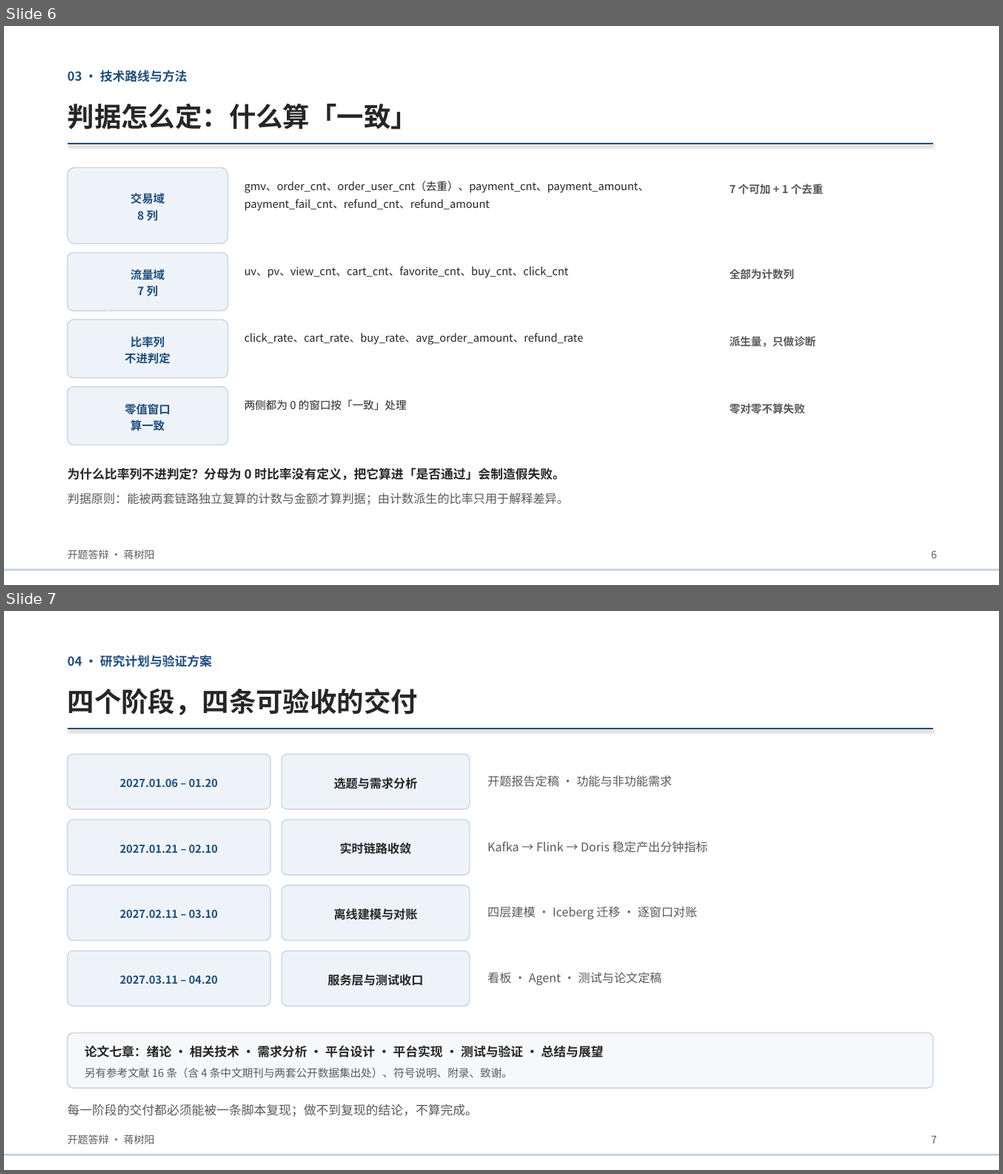
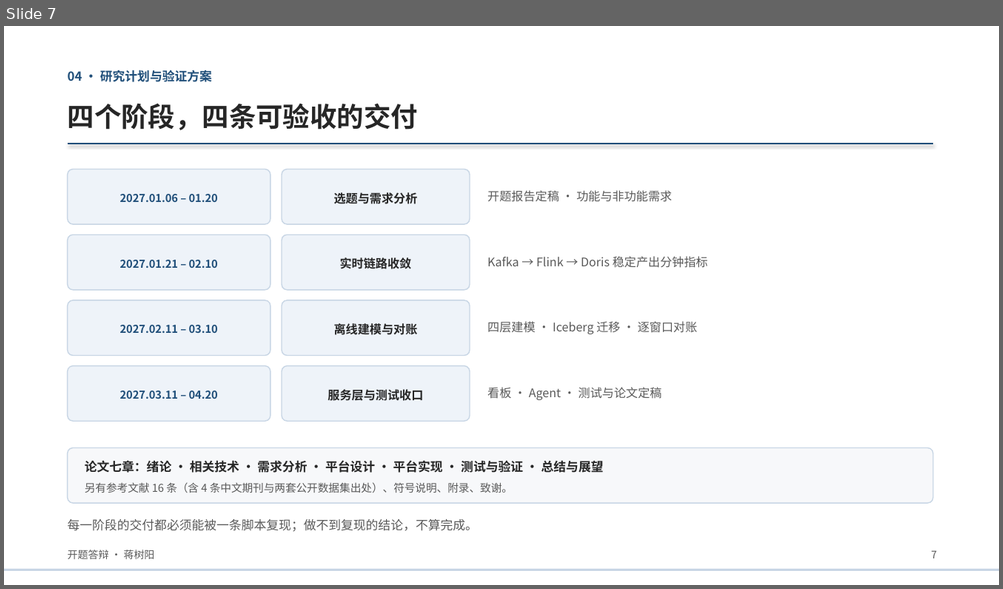
Before and after one commit to suntree-j/dsh-workspace, a slide deck: intelligent-data-platform/docs/thesis/答辩材料/开题答辩_蒋树阳.pptx. Shown one above the other, each under a label of ours: slides 6 and 7 before the commit, slide 7 after it. The pictures are 1003x1174 and 1003x589 pixels, drawn with LibreOffice and Linux fonts; fonts in the diff are those of the drawing. Boxes give left, top, right and bottom in pixels: in the first picture for what was removed or moved away, otherwise in the second. Text is boxed around its words. In the diff, an @@ line names an element or a change of style, - is before the commit and + after.

Commit message:
docs(defense): 03 章改为项目总体设计与技术选型，讲稿同步改为讲设计不讲指标口径

```diff
--- a/intelligent-data-platform/docs/thesis/答辩材料/开题答辩_蒋树阳.pptx
+++ b/intelligent-data-platform/docs/thesis/答辩材料/开题答辩_蒋树阳.pptx
@@ slide 6 removed at [4, 26, 999, 585], background #FFFFFF @@
@@ text removed at [68, 70, 187, 82] @@
-03 · 技术路线与方法
@@ text removed at [68, 104, 418, 130] @@
-判据怎么定：什么算「一致」
@@ line removed from (68, 144) to (933, 144) @@
@@ rounded rectangle removed at [68, 168, 227, 244] @@
-交易域
-8 列
@@ text removed at [244, 181, 649, 211] @@
-gmv、order_cnt、order_user_cnt（去重）、payment_cnt、payment_amount、
-payment_fail_cnt、refund_cnt、refund_amount
@@ text removed at [729, 184, 823, 195] @@
-7 个可加 + 1 个去重
@@ rounded rectangle removed at [68, 253, 227, 311] @@
-流量域
-7 列
@@ text removed at [244, 266, 569, 278] @@
-uv、pv、view_cnt、cart_cnt、favorite_cnt、buy_cnt、click_cnt
@@ text removed at [729, 269, 794, 280] @@
-全部为计数列
@@ rounded rectangle removed at [68, 320, 227, 378] @@
-比率列
-不进判定
@@ text removed at [244, 333, 583, 345] @@
-click_rate、cart_rate、buy_rate、avg_order_amount、refund_rate
@@ text removed at [729, 336, 816, 347] @@
-派生量，只做诊断
@@ rounded rectangle removed at [68, 387, 227, 446] @@
-零值窗口
-算一致
@@ text removed at [244, 400, 407, 411] @@
-两侧都为 0 的窗口按「一致」处理
@@ text removed at [729, 403, 805, 414] @@
-零对零不算失败
@@ text removed at [68, 468, 569, 506] @@
-为什么比率列不进判定？分母为 0 时比率没有定义，把它算进「是否通过」会制造假失败。
-判据原则：能被两套链路独立复算的计数与金额才算判据；由计数派生的比率只用于解释差异。
@@ text removed at [68, 550, 155, 560] @@
-开题答辩 · 蒋树阳
@@ text removed at [930, 551, 936, 559] @@
-6
@@ rectangle removed at [4, 569, 999, 571] @@
```
Also in this commit, not shown: 2 slides changed, 1 slide added, 2 other files.
